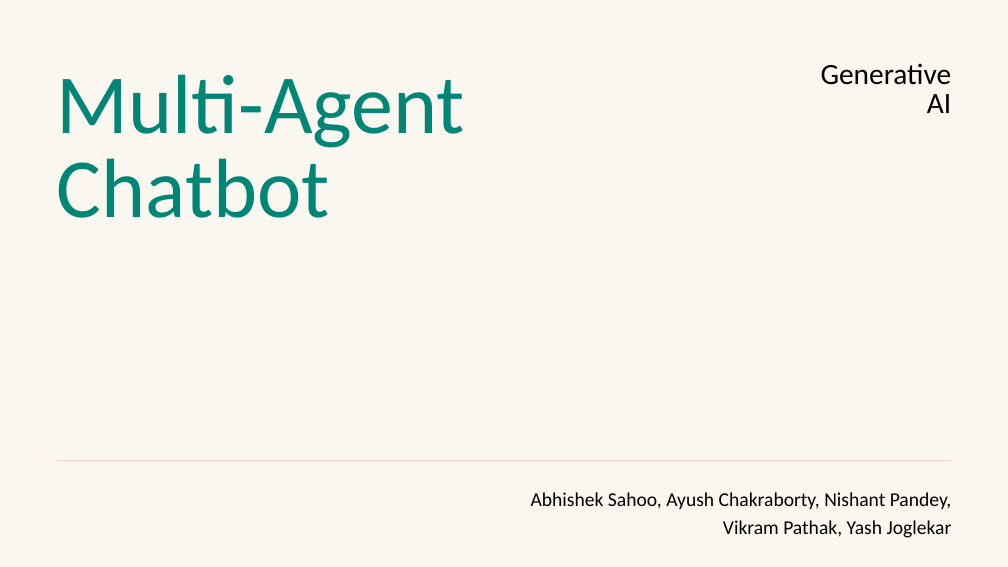
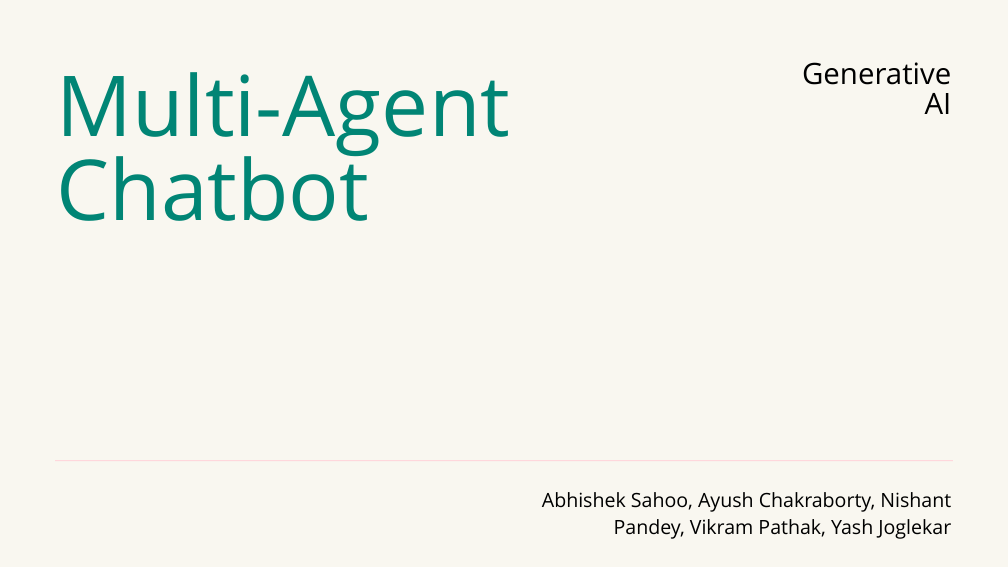
Before and after one commit to YASHBRO/GenAi-Final-Project, a slide deck: slide 1 of Multi-Agent Chatbot.pptx. Drawn at 1008x567 pixels with LibreOffice and Linux fonts; fonts in the diff are those of the drawing. Boxes give left, top, right and bottom in pixels: in the first picture for what was removed or moved away, otherwise in the second. Text is boxed around its words. In the diff, an @@ line names an element or a change of style, - is before the commit and + after.

```diff
--- a/Multi-Agent Chatbot.pptx
+++ b/Multi-Agent Chatbot.pptx
@@ font Calibri to Open Sans in 3 elements at bbox=[542, 492, 951, 539], bbox=[57, 72, 510, 221], bbox=[802, 62, 952, 114] @@
@@ text "Generative": place and size @@
-text "Generative" at bbox=[821, 63, 952, 113]
+text "Generative" at bbox=[802, 62, 952, 114]
```
Also in this commit, not shown: 7 other slides changed.
